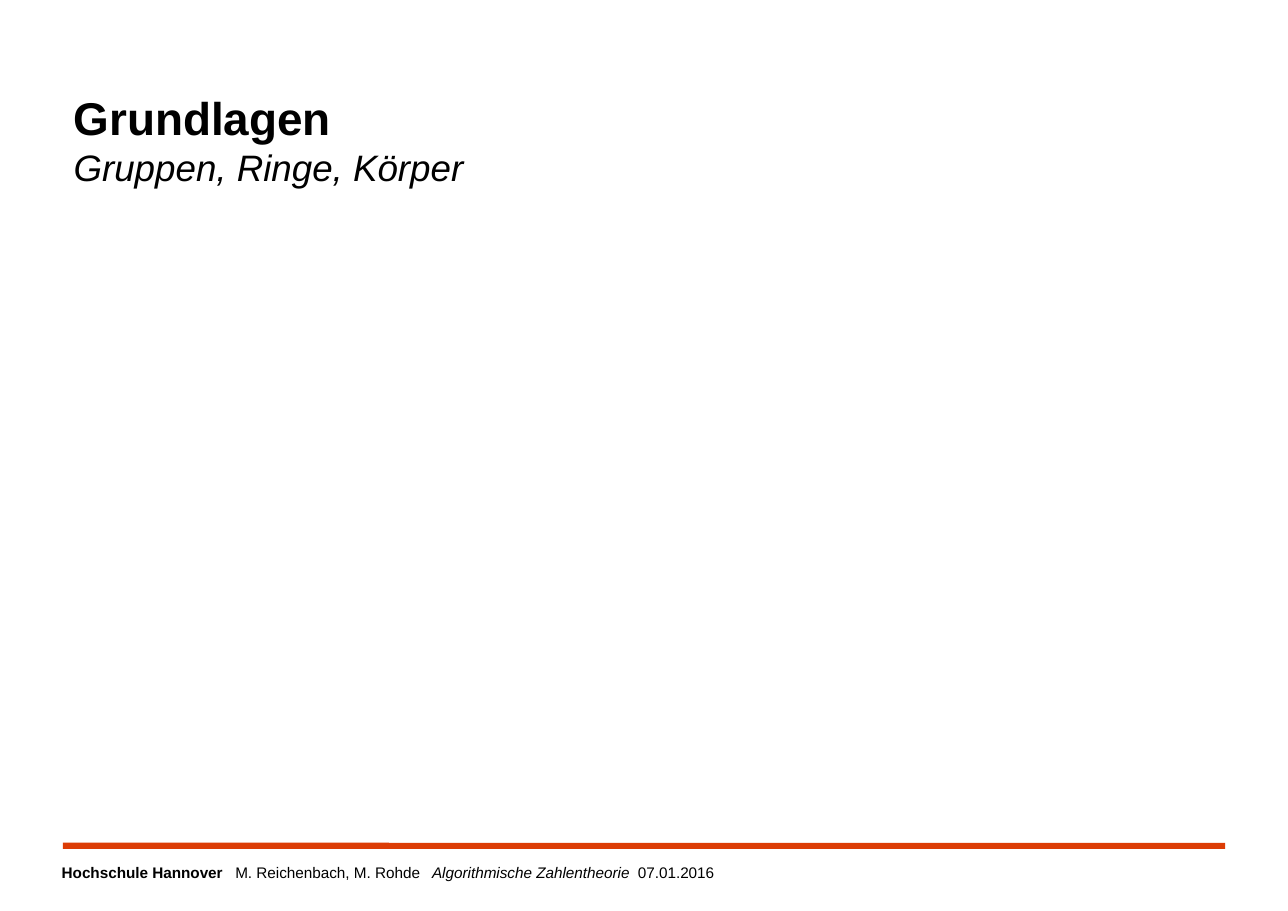
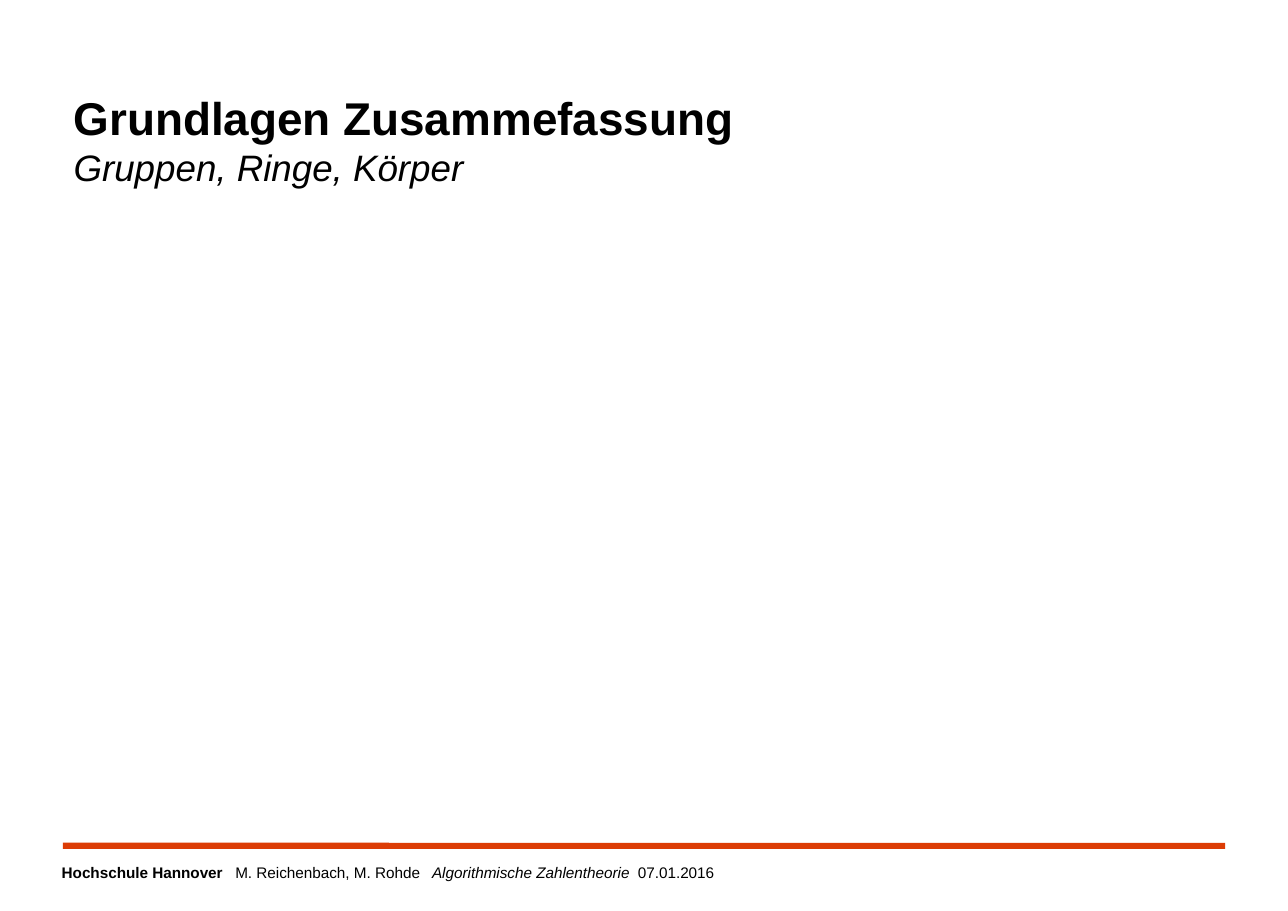
Before and after one commit to MReichenbach/SeminarAK, a slide deck: slide 4 of vortrag/AuKSeminarZahlentheorie.odp. Drawn at 1288x911 pixels with LibreOffice and Linux fonts; fonts in the diff are those of the drawing; background and template pictures are left out. Boxes give left, top, right and bottom in pixels: in the first picture for what was removed or moved away, otherwise in the second. Text is boxed around its words. In the diff, an @@ line names an element or a change of style, - is before the commit and + after.

```diff
--- a/vortrag/AuKSeminarZahlentheorie.odp
+++ b/vortrag/AuKSeminarZahlentheorie.odp
@@ title at (74,101,733,188): text changed; size 24 to 30 pt; bold on; italic off @@
-Grundlagen
-Gruppen, Ringe, Körper
+Grundlagen Zusammefassung
+Gruppen, Ringe, Körper
```
Also in this commit, not shown: 3 other slides changed, 5 slides added, 4 slides removed, 2 other files.
